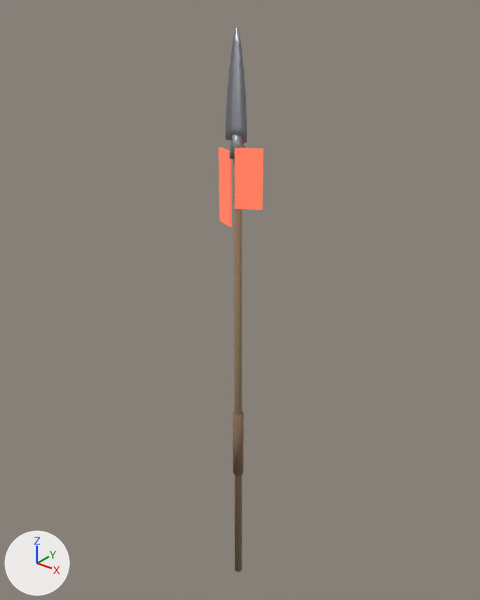
The glTF model art/3d/weapons/w_ruin_spear.glb: old version first, new version second.
One viewpoint serves both versions: a 50 mm lens placed at (1.477, -1.834, 2.598), pointed at (-0.051, 0.076, 1.413). The axes (+X, +Y, +Z) are drawn at lower left. The lights are the same throughout. The picture after the commit comes second. Vertices at exactly the same position are counted once.

The first picture shows 'w_ruin_spear'.
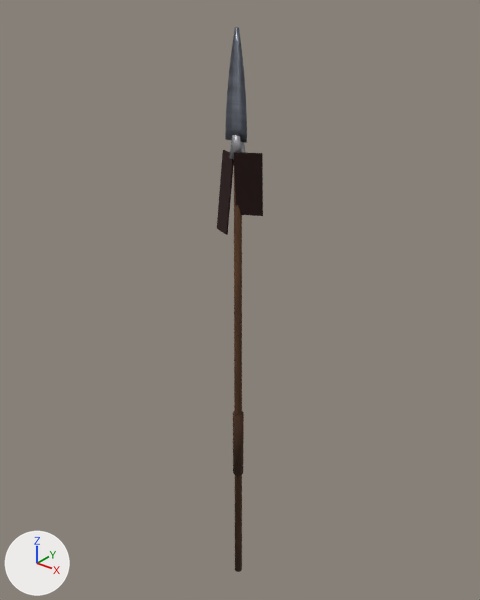
What differs and where, as boxes [x1, y1, x2, y2] in the pictures (480 x 600 px; the box of a moved part takes in the faces that stretch with it):
'w_ruin_spear', surface changed, recoloured, reshaped (darker): before [219, 27, 263, 572]; after [217, 27, 263, 572]
part 1 of me_cone, moved or reshaped: before [235, 148, 263, 210]; after [234, 152, 263, 216]
part 2 of me_cone, moved or reshaped: before [219, 147, 232, 227]; after [217, 150, 234, 235]
part 3 of me_cone, recoloured (red to black): before [219, 147, 263, 227]; after [217, 150, 263, 235]

Edits to the bpy script that builds the scene:
```text
Add img_cloth:
    img_cloth = load_image('cloth', '_unpacked/cloth', 256, 256, 'sRGB')
Add img_steel:
    img_steel = load_image('steel', '_unpacked/steel', 256, 256, 'sRGB')
Add img_leather:
    img_leather = load_image('leather', '_unpacked/leather', 256, 256, 'sRGB')
Add img_wood:
    img_wood = load_image('wood', '_unpacked/wood', 256, 256, 'sRGB')
Change mat_wood:
    where n0 = _N.new('ShaderNodeBsdfPrincipled'); n0.name = 'Principled BSDF'
    remove n0.inputs[0].default_value = (0.3, 0.2, 0.12, 1.0)  # 'Base Color', brown #957c61
    add n2 = _N.new('ShaderNodeMix'); n2.name = 'Mix'
    add n2.data_type = 'RGBA'
    add n2.blend_type = 'MULTIPLY'
    add n2.inputs[0].default_value = 1.0  # 'Factor'
    add n2.inputs[7].default_value = (0.75, 0.62, 0.5, 1.0)  # 'B', beige #e1cebc
    add n3 = _N.new('ShaderNodeTexImage'); n3.name = 'Image Texture'
    add n3.image = img_wood
    add _L.new(n2.outputs[2], n0.inputs[0])  # 'Result' to 'Base Color'
    add _L.new(n3.outputs[0], n2.inputs[6])  # 'Color' to 'A'
Change mat_leather:
    where n0 = _N.new('ShaderNodeBsdfPrincipled'); n0.name = 'Principled BSDF'
    remove n0.inputs[0].default_value = (0.24, 0.15, 0.09, 1.0)  # 'Base Color', brown #866c55
    add n2 = _N.new('ShaderNodeMix'); n2.name = 'Mix'
    add n2.data_type = 'RGBA'
    add n2.blend_type = 'MULTIPLY'
    add n2.inputs[0].default_value = 1.0  # 'Factor'
    add n2.inputs[7].default_value = (0.8, 0.65, 0.5, 1.0)  # 'B', beige #e7d3bc
    add n3 = _N.new('ShaderNodeTexImage'); n3.name = 'Image Texture'
    add n3.image = img_leather
    add _L.new(n2.outputs[2], n0.inputs[0])  # 'Result' to 'Base Color'
    add _L.new(n3.outputs[0], n2.inputs[6])  # 'Color' to 'A'
Change mat_steel:
    where n0 = _N.new('ShaderNodeBsdfPrincipled'); n0.name = 'Principled BSDF'
    remove n0.inputs[0].default_value = (0.55, 0.57, 0.62, 1.0)  # 'Base Color', light grey #c4c7ce
    add n2 = _N.new('ShaderNodeMix'); n2.name = 'Mix'
    add n2.data_type = 'RGBA'
    add n2.blend_type = 'MULTIPLY'
    add n2.inputs[0].default_value = 1.0  # 'Factor'
    add n2.inputs[7].default_value = (0.85, 0.87, 0.92, 1.0)  # 'B', white #edf0f6
    add n3 = _N.new('ShaderNodeTexImage'); n3.name = 'Image Texture'
    add n3.image = img_steel
    add _L.new(n2.outputs[2], n0.inputs[0])  # 'Result' to 'Base Color'
    add _L.new(n3.outputs[0], n2.inputs[6])  # 'Color' to 'A'
Add mat_redcloth:
    mat_redcloth = bpy.data.materials.new('redcloth')
    # colours: red #da6f61
    # uses the picture img_cloth
Change me_cone:
    used by ob_w_ruin_spear; location = (0.0, 0.0, 0.0)
    remove me_cone.from_pydata(...)  # 108 vertices, 192 faces; spans x -0.1..0.1, y -0.03..0.03, z 0.0..2.45
    add me_cone.from_pydata(...)  # 108 vertices, 192 faces; spans x -0.1..0.1, y -0.04..0.04, z 0.0..2.45
    me_cone part 1: the loose piece of 8 vertices spanning x 0.0..0.1, y -0.03..0.03, z 1.84..2.06 is multiplied about its middle by the matrix ((1.067, 0.005, 0.077), (0.005, 1.061, -0.14), (-0.077, 0.14, 1.058)), then moved by (0.0, 0.0, -0.02)
    me_cone part 2: the loose piece of 8 vertices spanning x -0.1..-0.02, y -0.02..0.02, z 1.76..2.04 is multiplied about its middle by the matrix ((1.069, -0.002, 0.042), (-0.002, 1.065, 0.098), (-0.042, -0.098, 1.065)), then moved by (0.0, 0.0, -0.02)
    me_cone part 3: all 24 faces that had it switch from mat_red (red #b35045, glowing orange #e76f50) to mat_redcloth
```
